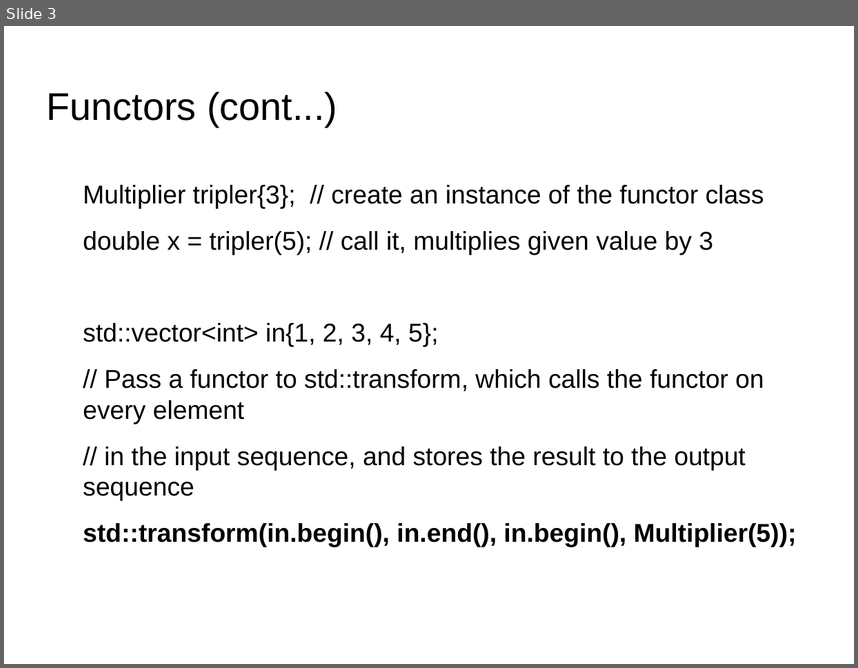
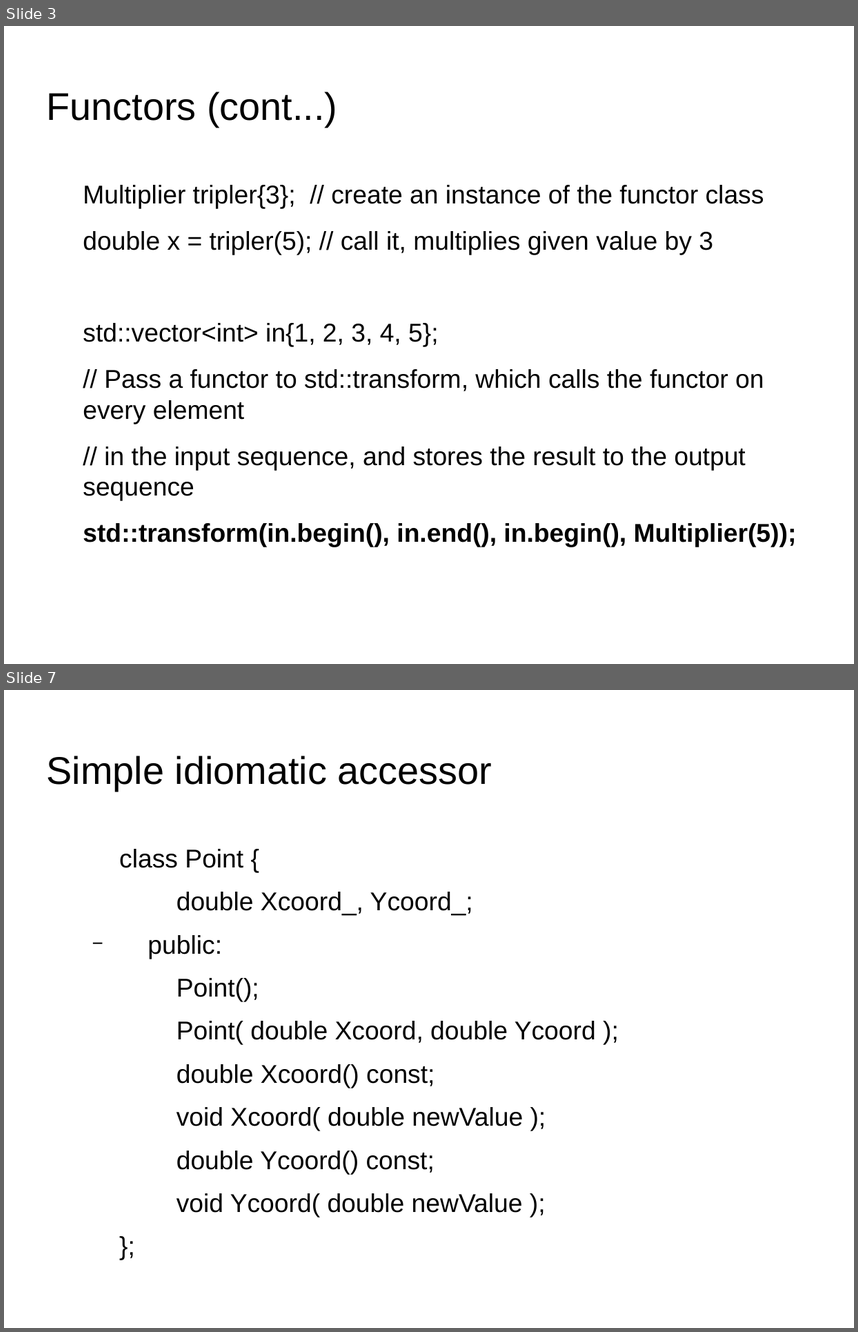
Before and after one commit to kks32/cpp-software-development, a slide deck: Ex15_Functors/Ex15_Functors.odp. Shown one above the other, each under a label of ours: slide 3 before the commit, slides 3 and 7 after it; the slides between them are not shown. The pictures are 858x668 and 858x1332 pixels, drawn with LibreOffice and Linux fonts; fonts in the diff are those of the drawing; background and template pictures are left out. Boxes give left, top, right and bottom in pixels: in the first picture for what was removed or moved away, otherwise in the second. Text is boxed around its words. In the diff, an @@ line names an element or a change of style, - is before the commit and + after.

Commit message:
Templatised accessor

```diff
--- a/Ex15_Functors/Ex15_Functors.odp
+++ b/Ex15_Functors/Ex15_Functors.odp
@@ slide 7 added at (4, 690, 854, 1328), background picture (left out) @@
@@ title added at (47, 756, 493, 791), 36 pt, text #000000 @@
+Simple idiomatic accessor
@@ text added at (119, 849, 596, 1217), 24.1 pt, text #000000 @@
+  class Point {
+  double Xcoord_, Ycoord_;
+  − public:
+  Point();
+  Point( double Xcoord, double Ycoord );
+  double Xcoord() const;
+  void Xcoord( double newValue );
+  double Ycoord() const;
+  void Ycoord( double newValue );
+  };
```
Also in this commit, not shown: 8 other slides added, 2 other files.
